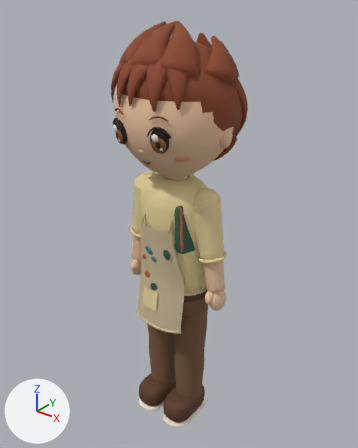
One commit to the Blender file blender/out/ch-visual.blend: the scene before it, then after it.
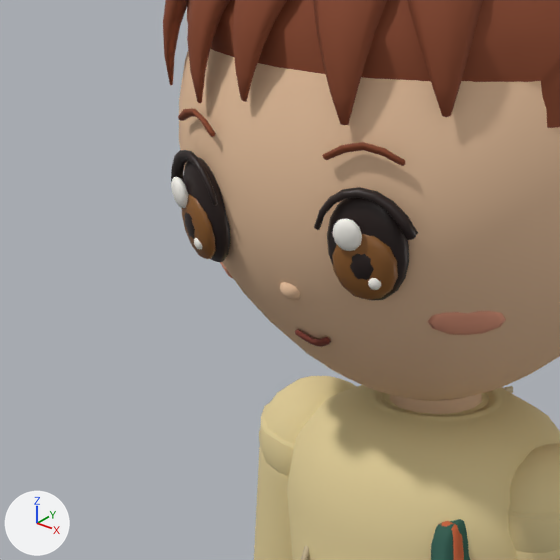
There are two pictures of each version: one whole from a camera (50 mm lens) standing at (1.044, -1.286, 1.665) and looking at (-0.013, 0.036, 0.846), one close up on the part from 20% to 57% of the width and 18% to 48% of the height. Lighting does not change. The marker at lower left points along +X, +Y and +Z. The first two pictures are the older version.

Names of what the first close-up shows: 'body', 'hair_spiky_soft', 'prop_sketchbook'.
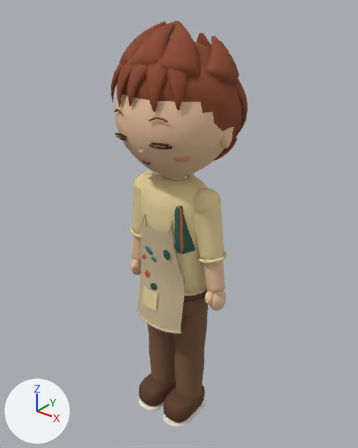
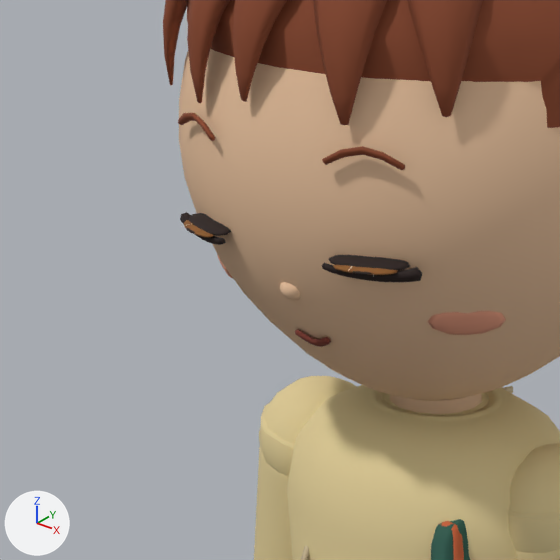
The newer file adds a shape key; the second version is drawn at full value of the shape key 'blink' of 'body', and the change is written as the vertex moves it makes.

Diff of the bpy script that builds the scene:
```diff
--- a/blender/out/ch-visual.blend.py
+++ b/blender/out/ch-visual.blend.py
@@ mat_kantor_atlas @@
+mat_kantor_atlas = principled_material('kantor_atlas')
+mat_kantor_atlas.texture = img_kantor_atlas
+mat_kantor_atlas.roughness = 0.85
+mat_kantor_atlas.specular_ior_level = 0.35
@@ me_body @@
-me_body.from_pydata(...)  # 5513 vertices, 5940 faces; spans x -0.225..0.225, y -0.202..0.194, z 0.0..1.487
-me_body.materials.append(mat_eyes)  # black #2b1f1d
-me_body.materials.append(mat_eye_iris)  # brown #8a5a2b
-me_body.materials.append(mat_eye_highlight)  # white #fffcf4
-me_body.materials.append(mat_blush)  # beige #e69e82
-me_body.materials.append(mat_mouth)  # dark red #7a3a2e
-me_body.materials.append(mat_outfit_bottom)  # brown #7a5a40
-me_body.materials.append(mat_shoes)  # brown #5e3f2c
-me_body.materials.append(mat_outfit_accent)  # beige #cdbb97
-me_body.materials.append(mat_outfit_inner)  # beige #e6d39c
-me_body.materials.append(mat_shoe_sole)  # pale yellow #f0e6d2
-me_body.materials.append(mat_prop_accent)  # orange #c8643b
-me_body.materials.append(mat_prop_main)  # dark green #2f5d50
-me_body.materials.append(mat_prop_detail)  # cyan #3c7c86
+me_body.from_pydata(...)  # 5551 vertices, 5988 faces; spans x -0.225..0.225, y -0.197..0.194, z 0.0..1.487
+# me_body part 1: the loose piece of 114 vertices spanning x 0.052..0.11, y -0.193..-0.16, z 1.192..1.276 is multiplied about its middle by the matrix ((0.997, 0.008, -0.052), (0.008, 0.981, 0.131), (-0.052, 0.131, 0.102)), then moved by (-0.001, 0.002, -0.011), in mat_kantor_atlas (picture img_kantor_atlas)
+# me_body part 2: the loose piece of 74 vertices spanning x 0.061..0.107, y -0.196..-0.171, z 1.196..1.249 is multiplied about its middle by the matrix ((0.997, 0.008, -0.052), (0.008, 0.981, 0.131), (-0.052, 0.131, 0.102)), then moved by (0.0, 0.0, -0.002), in mat_kantor_atlas (picture img_kantor_atlas)
+# me_body part 3: the loose piece of 52 vertices spanning x 0.068..0.089, y -0.202..-0.19, z 1.235..1.26 is multiplied about its middle by the matrix ((1.168, -0.002, -0.062), (-0.002, 1.173, 0.157), (-0.062, 0.157, 0.123)), then moved by (0.006, 0.01, -0.027), in mat_kantor_atlas (picture img_kantor_atlas)
+# me_body part 4: the loose piece of 52 vertices spanning x -0.107..-0.086, y -0.195..-0.183, z 1.235..1.26 is multiplied about its middle by the matrix ((-0.116, -0.342, -0.056), (0.342, 0.84, 0.142), (0.056, 0.142, 0.026)), then moved by (0.173, -0.003, -0.026), in mat_kantor_atlas (picture img_kantor_atlas)
+# me_body part 5: the loose piece of 34 vertices spanning x 0.088..0.098, y -0.188..-0.18, z 1.207..1.217 is multiplied about its middle by the matrix ((0.15, -0.328, -0.056), (-0.328, 0.846, 0.142), (-0.056, 0.142, 0.026)), then moved by (0.0, -0.001, 0.007), in mat_kantor_atlas (picture img_kantor_atlas)
+# me_body part 6: the loose piece of 114 vertices spanning x -0.11..-0.052, y -0.193..-0.16, z 1.192..1.276 is multiplied about its middle by the matrix ((0.997, -0.008, 0.052), (-0.008, 0.981, 0.131), (0.052, 0.131, 0.102)), then moved by (0.001, 0.002, -0.011), in mat_kantor_atlas (picture img_kantor_atlas)
+# me_body part 7: the loose piece of 74 vertices spanning x -0.107..-0.061, y -0.196..-0.171, z 1.196..1.249 is multiplied about its middle by the matrix ((0.997, -0.008, 0.052), (-0.008, 0.981, 0.131), (0.052, 0.131, 0.102)), then moved by (0.0, 0.0, -0.002), in mat_kantor_atlas (picture img_kantor_atlas)
+# me_body part 8: the loose piece of 34 vertices spanning x -0.082..-0.073, y -0.194..-0.186, z 1.207..1.217 is multiplied about its middle by the matrix ((0.15, 0.328, 0.056), (0.328, 0.846, 0.142), (0.056, 0.142, 0.026)), then moved by (0.0, -0.001, 0.007), in mat_kantor_atlas (picture img_kantor_atlas)
+# me_body part 9: the loose piece of 56 vertices spanning x 0.049..0.121, y -0.2..-0.165, z 1.246..1.281 is deleted
+# me_body part 10: the loose piece of 56 vertices spanning x -0.123..-0.049, y -0.2..-0.167, z 1.246..1.281 is deleted
+# me_body part 11: 38 vertices moved from x -0.111..0.111, y -0.194..-0.169, z 1.217..1.312 to x -0.112..0.112, y -0.194..-0.168, z 1.217..1.309; 122 vertices removed from x -0.112..0.112, y -0.194..-0.168, z 1.209..1.303; 130 vertices added at x -0.12..0.12, y -0.194..-0.159, z 1.211..1.305
+# me_body part 12: 1512 faces spanning x -0.225..0.225, y -0.194..0.194, z 0.571..1.487 switch from mat_skin (beige #ebc4a0) to mat_kantor_atlas (picture img_kantor_atlas)
+# me_body part 13: 16 faces spanning x -0.098..0.098, y -0.19..-0.174, z 1.3..1.309 switch from mat_hair (brown #8c4a2f) to mat_kantor_atlas (picture img_kantor_atlas)
+# me_body part 14: 1132 faces spanning x -0.219..0.219, y -0.139..0.112, z 0.557..1.049 switch from mat_outfit_main (beige #e6d39c) to mat_kantor_atlas (picture img_kantor_atlas)
+# other edits to the shape of me_body do not show in these pictures
```

Where the change shows, as pixel boxes [x1, y1, x2, y2] in the close-ups (560 x 560 px; the box of a moved part takes in the faces that stretch with it):
'body', reshaped
    before: [171, 49, 560, 560]
    after: [178, 49, 560, 560]
part 1 of me_body, moved or reshaped
    before: [327, 198, 409, 301]
    after: [329, 255, 410, 270]
part 2 of me_body, moved or reshaped
    before: [332, 234, 398, 300]
    after: [333, 265, 397, 275]
part 3 of me_body, moved or reshaped
    before: [332, 219, 362, 251]
    after: [353, 271, 372, 275]
part 4 of me_body, moved or reshaped (not visible afterwards)
    before: [171, 177, 188, 208]
part 5 of me_body, moved or reshaped (not visible afterwards)
    before: [368, 278, 381, 290]
part 6 of me_body, moved or reshaped
    before: [183, 157, 231, 262]
    after: [189, 213, 231, 236]
part 7 of me_body, moved or reshaped
    before: [182, 194, 216, 259]
    after: [184, 220, 214, 237]
part 8 of me_body, moved or reshaped (not visible afterwards)
    before: [194, 238, 203, 250]
part 9 of me_body, deleted (black)
    before: [314, 187, 418, 240]
part 10 of me_body, deleted (black)
    before: [171, 150, 218, 206]
part 11 of me_body, moved or reshaped
    before: [178, 109, 405, 280]
    after: [178, 113, 422, 282]
part 12 of me_body, edited (looks the same)
    both: [179, 49, 560, 414]
part 13 of me_body, recoloured
    before: [184, 108, 384, 152]
    after: [184, 113, 383, 160]
part 14 of me_body, edited (looks the same)
    both: [254, 376, 560, 560]
